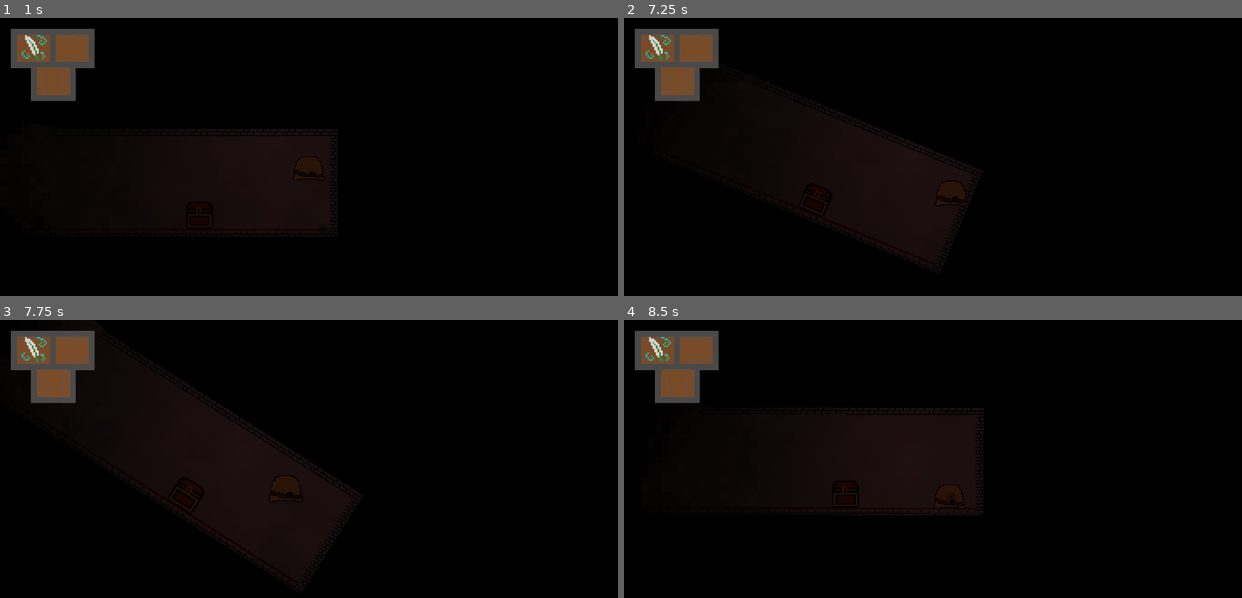
Above: before the commit, frames 1-4 (two rows, left to right).
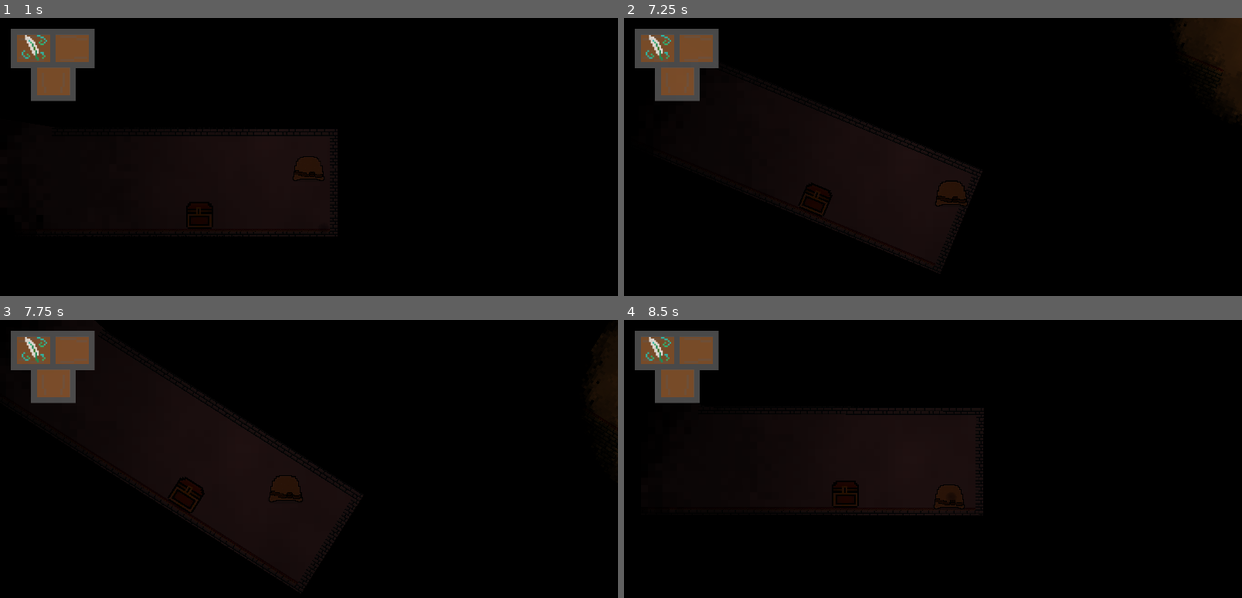
Above: after the commit, the same moments.

Repository: Godot-clif-Project/Blob
Game: Godot game, scene res://base.tscn
Two runs of this game, one before a commit and one after it. Both use one fixed random seed, a clock stepped at 60 frames per second and the inputs below.
Inputs (mouse positions are in pixels of both pictures, inside the frame that each line leads up to):
- Up to frame 1 (1 s): tap Enter at 0.5 s; move the mouse to (30, 48) at 0.52 s; hold W (move up) from 0.53 s (still down); hold E (interact) from 0.53 s (still down); click (30, 48) at 0.67 s; tap Space (jump) at 0.77 s
- Up to frame 2 (7.25 s): move the mouse to (698, 48) at 1.27 s; release E (interact) at 1.28 s; tap E (interact) every 1.5 s from 1.35 to 5.85 s; click (698, 48) at 1.42 s; tap Space (jump) at 1.52, 3.02, 3.77, 4.52, 6.02, 6.77 s; move the mouse to (679, 81) at 2.02 s; release W (move up) at 2.03 s; hold E (interact) 2.03-2.78 s; hold A (move left) 2.03-3.53 s; click (679, 81) at 2.17 s; move the mouse to (963, 190) at 2.77 s; click (963, 190) at 2.92 s; move the mouse to (840, 104) at 3.52 s; hold S (move down) 3.53-4.28 s; hold E (interact) 3.53-4.28 s; move the mouse to (1068, 173) at 4.27 s; hold D (move right) 4.28-5.03 s; move the mouse to (809, 209) at 5.02 s; hold W (move up) 5.03-5.78 s; hold E (interact) 5.03-5.78 s; click (809, 209) at 5.17 s; move the mouse to (994, 115) at 5.77 s; hold D (move right) from 5.78 s (still down); move the mouse to (902, 262) at 6.52 s; hold E (interact) from 6.53 s (still down)
- Up to frame 3 (7.75 s): keep holding D (move right); move the mouse to (494, 545) at 7.27 s; release E (interact) at 7.28 s; tap E (interact) at 7.35 s; click (494, 545) at 7.42 s; tap Space (jump) at 7.52 s
- Up to frame 4 (8.5 s): move the mouse to (747, 442) at 8.02 s; release D (move right) at 8.03 s; hold S (move down) from 8.03 s (still down); hold E (interact) from 8.03 s (still down)

Frame 1 is identical in both runs. In frame 2, 1.7% of the frame differs, in the area x 90-100%, y 0-35%; in frame 3, 0.5%; in frame 4, less than 0.1%.

Commit message:
deleted weird occlusion
there was some weird occlusion in map2, don't know what caused it. deleted it.

Diff:
--- a/TileMap.tscn
+++ b/TileMap.tscn
@@ -1,19 +1,16 @@
-[gd_scene load_steps=8 format=2]
+[gd_scene load_steps=7 format=2]
 
 [ext_resource path="res://Assets/basebrick.png" type="Texture" id=1]
 [ext_resource path="res://Assets/background.png" type="Texture" id=2]
 [ext_resource path="res://Assets/carpet.png" type="Texture" id=3]
 
-[sub_resource type="OccluderPolygon2D" id=1]
-polygon = PoolVector2Array( 1216, 1088, 544, 1088, 160, 384, 1216, 448 )
+[sub_resource type="ConvexPolygonShape2D" id=1]
+points = PoolVector2Array( 768, 768, 0, 768, 0, 0, 768, 0 )
 
 [sub_resource type="ConvexPolygonShape2D" id=2]
-points = PoolVector2Array( 768, 768, 0, 768, 0, 0, 768, 0 )
-
-[sub_resource type="ConvexPolygonShape2D" id=3]
 points = PoolVector2Array( 0, 0, 768, 0, 768, 768, 0, 768 )
 
-[sub_resource type="TileSet" id=4]
+[sub_resource type="TileSet" id=3]
 0/name = "basebrick.png 0"
 0/texture = ExtResource( 1 )
 0/tex_offset = Vector2( 0, 0 )
@@ -21,18 +18,17 @@
 0/region = Rect2( 0, 0, 768, 768 )
 0/tile_mode = 0
 0/occluder_offset = Vector2( 0, 0 )
-0/occluder = SubResource( 1 )
 0/navigation_offset = Vector2( 0, 0 )
 0/shape_offset = Vector2( 0, 0 )
 0/shape_transform = Transform2D( 1, 0, 0, 1, 0, 0 )
-0/shape = SubResource( 2 )
+0/shape = SubResource( 1 )
 0/shape_one_way = false
 0/shape_one_way_margin = 1.0
 0/shapes = [ {
 "autotile_coord": Vector2( 0, 0 ),
 "one_way": false,
 "one_way_margin": 1.0,
-"shape": SubResource( 2 ),
+"shape": SubResource( 1 ),
 "shape_transform": Transform2D( 1, 0, 0, 1, 0, 0 )
 } ]
 0/z_index = 0
@@ -60,20 +56,20 @@
 2/navigation_offset = Vector2( 0, 0 )
 2/shape_offset = Vector2( 0, 0 )
 2/shape_transform = Transform2D( 1, 0, 0, 1, 0, 0 )
-2/shape = SubResource( 3 )
+2/shape = SubResource( 2 )
 2/shape_one_way = false
 2/shape_one_way_margin = 1.0
 2/shapes = [ {
 "autotile_coord": Vector2( 0, 0 ),
 "one_way": false,
 "one_way_margin": 1.0,
-"shape": SubResource( 3 ),
+"shape": SubResource( 2 ),
 "shape_transform": Transform2D( 1, 0, 0, 1, 0, 0 )
 } ]
 2/z_index = 0
 
 [node name="TileMap" type="TileMap"]
-tile_set = SubResource( 4 )
+tile_set = SubResource( 3 )
 cell_size = Vector2( 768, 768 )
 format = 1
 tile_data = PoolIntArray( 0, 0, 0 )
--- a/base.tscn
+++ b/base.tscn
@@ -77,11 +77,11 @@
 [node name="base" type="Node2D"]
 
 [node name="map2" parent="." instance=ExtResource( 1 )]
-tile_data = PoolIntArray( -2359310, 1, 0, -2359309, 1, 0, -2 …(2168 unchanged characters)… 0, 0, -1048602, 0, 0, -1048593, 0, 0, -1114079, 0, 0, -1114078, 2, 0, -1114077,  …(1466 unchanged characters)…
+tile_data = PoolIntArray( -2359310, 1, 0, -2359309, 1, 0, -2 …(2168 unchanged characters)… 0, 0, -1048602, 0, 0, -1048593, 0, 0, -1048592, 0, 0, -1048591, 0, 0, -1114079, 0, 0, -1114078, 2, 0, -1114077,  …(1466 unchanged characters)…
 
 [node name="map1" parent="." instance=ExtResource( 1 )]
 occluder_light_mask = 0
-tile_data = PoolIntArray( -1048592, 2, 0, -1048591, 2, 0, -1 …(6676 unchanged characters)…  0, -196593, 1, 0, -196592, 1, 0, -196591, 1, 0, -196590, 1, 0, -196589, 1, 0, -196588, 1, 0, - …(1079 unchanged characters)…
+tile_data = PoolIntArray( -1048592, 2, 0, -1048591, 2, 0, -1 …(6676 unchanged characters)…  0, -196593, 1, 0, -196592, 1, 0, -196590, 1, 0, -196589, 1, 0, -196588, 1, 0, - …(1079 unchanged characters)…
 
 [node name="Sprite" type="Sprite" parent="map1"]
 show_behind_parent = true
@@ -131,11 +131,15 @@
 [node name="Node2D" parent="map1" instance=ExtResource( 8 )]
 position = Vector2( 8346.97, -1940.91 )
 
+[node name="Node2D7" parent="map1" instance=ExtResource( 8 )]
+position = Vector2( 21294.9, -6524.98 )
+frame = 0
+
 [node name="Node2D5" parent="map1" instance=ExtResource( 8 )]
 position = Vector2( 13880, -11904.3 )
 
 [node name="Node2D6" parent="map1" instance=ExtResource( 8 )]
-position = Vector2( -11616.6, -11904.3 )
+position = Vector2( -12890, -11904.6 )
 
 [node name="Node2D3" parent="map1" instance=ExtResource( 8 )]
 position = Vector2( -6618.65, -1919.99 )
